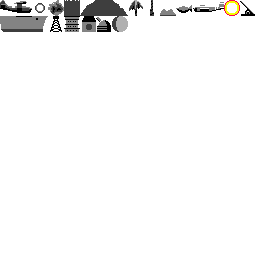
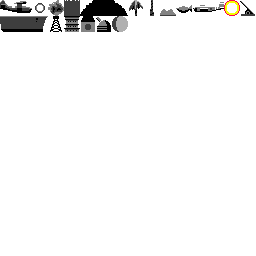
Layers edited between the first and the second 256 × 256 image:
painted on "tiles.png copy" over [0, 0, 255, 32]
